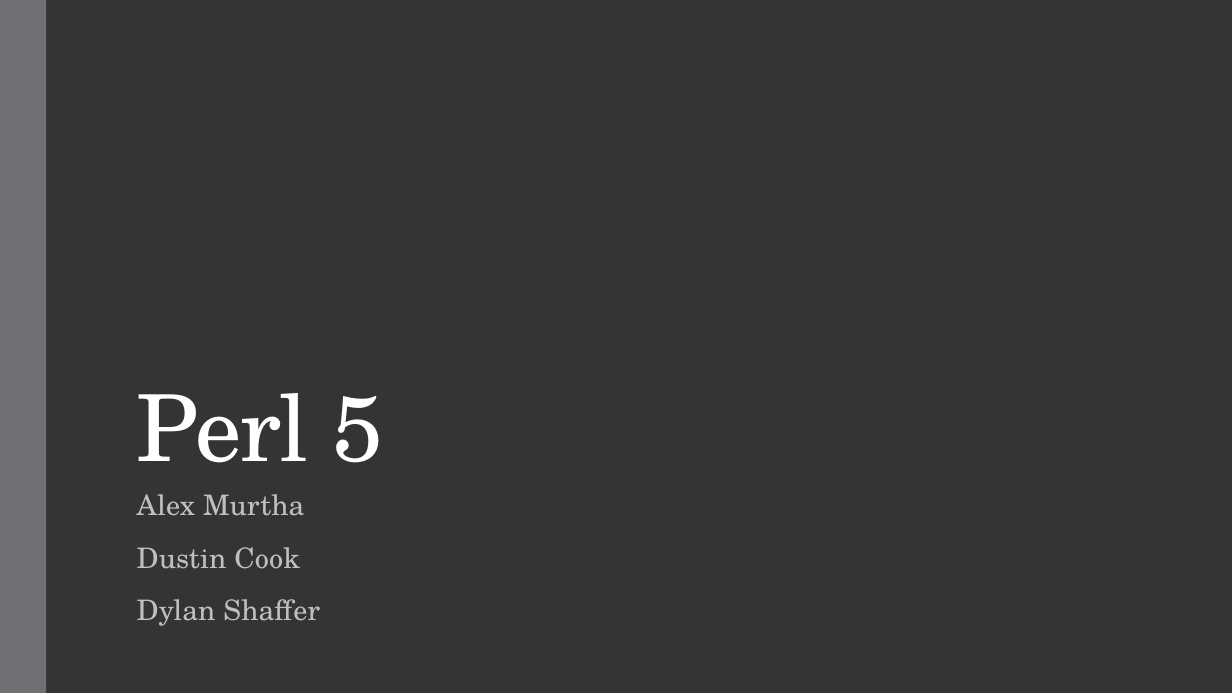
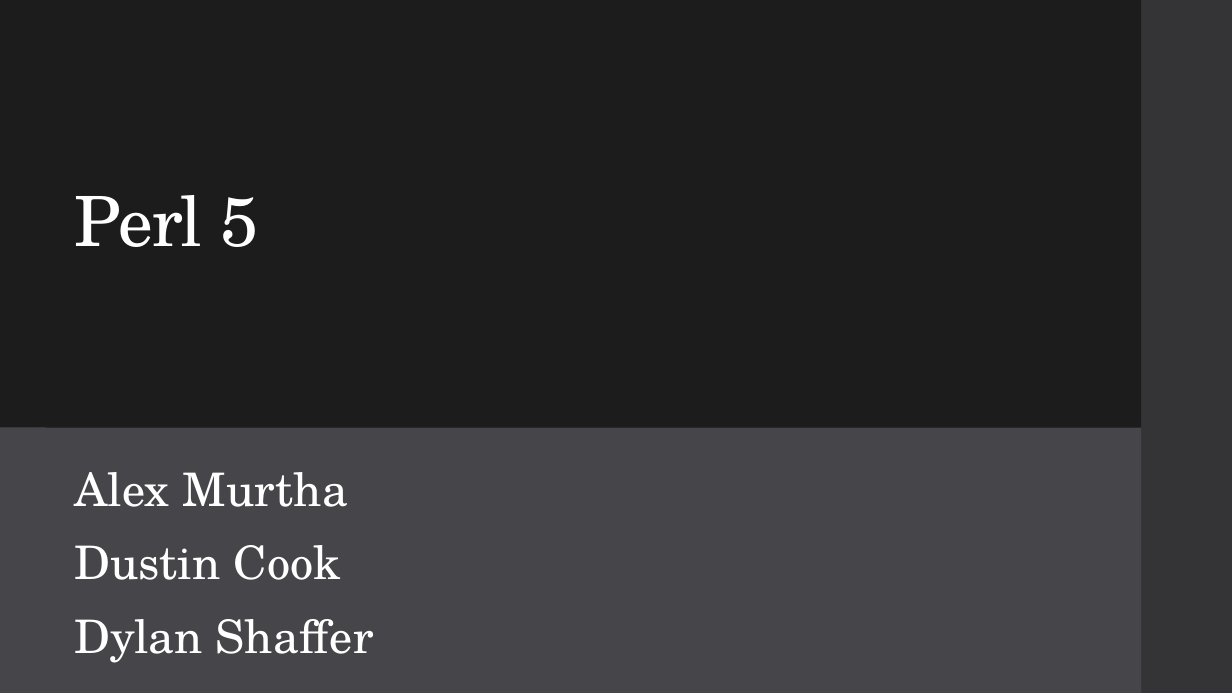
Before and after one commit to dustinc555/csc416-Project, a slide deck: slide 1 of Pitch materials/Pitch.pptx. Drawn at 1232x693 pixels with LibreOffice and Linux fonts; fonts in the diff are those of the drawing. Boxes give left, top, right and bottom in pixels: in the first picture for what was removed or moved away, otherwise in the second. Text is boxed around its words. In the diff, an @@ line names an element or a change of style, - is before the commit and + after.

Commit message:
Changed Theme, finished my slides

```diff
--- a/Pitch materials/Pitch.pptx
+++ b/Pitch materials/Pitch.pptx
@@ rectangle added at [0, 0, 1141, 428], fill #1C1C1C @@
@@ title "Perl 5": place and size @@
-title "Perl 5" at [137, 393, 384, 463]
+title "Perl 5" at [74, 195, 259, 247]
@@ title "Perl 5" at [74, 195, 259, 247]: size 72 to 54 pt; vertical alignment bottom to middle @@
@@ rectangle added at [0, 428, 1141, 693], fill #46464A @@
@@ subtitle "Alex Murtha": place and size @@
-subtitle "Alex Murtha" at [137, 494, 320, 626]
+subtitle "Alex Murtha" at [74, 472, 374, 663]
@@ subtitle "Alex Murtha" at [74, 472, 374, 663]: size 22 to 36 pt, text colour #BFBFBF to #FFFFFF @@
```
Also in this commit, not shown: 7 other slides changed, 1 slide added, 1 slide removed.
